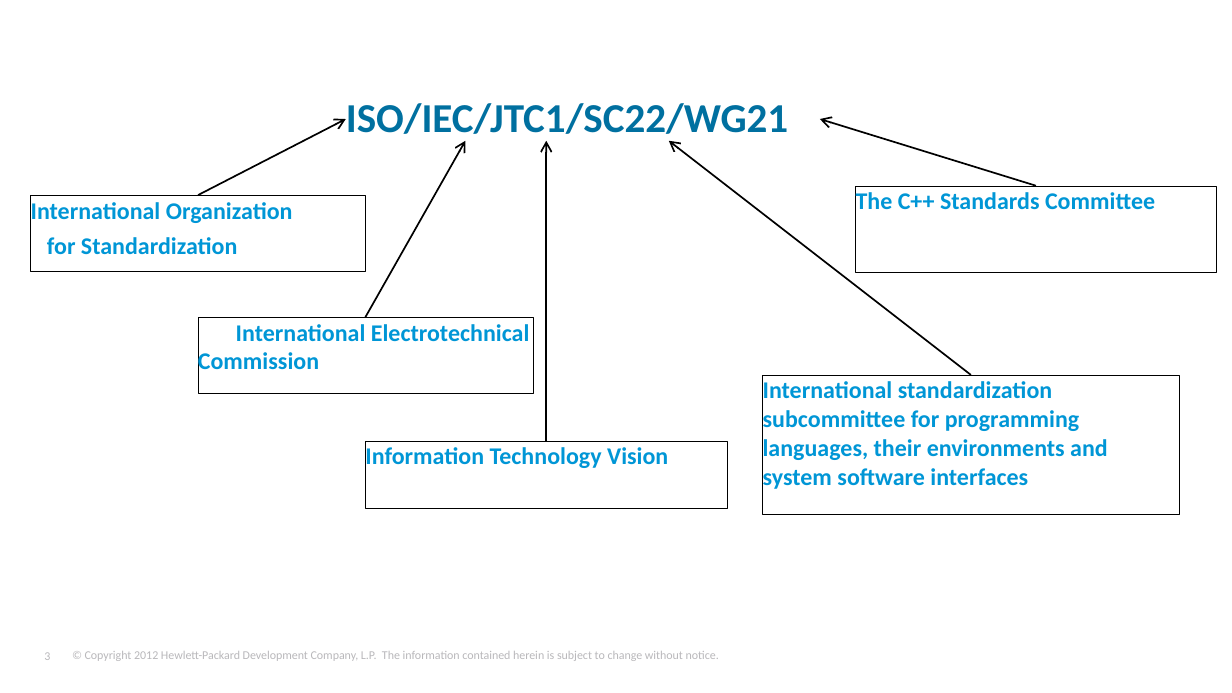
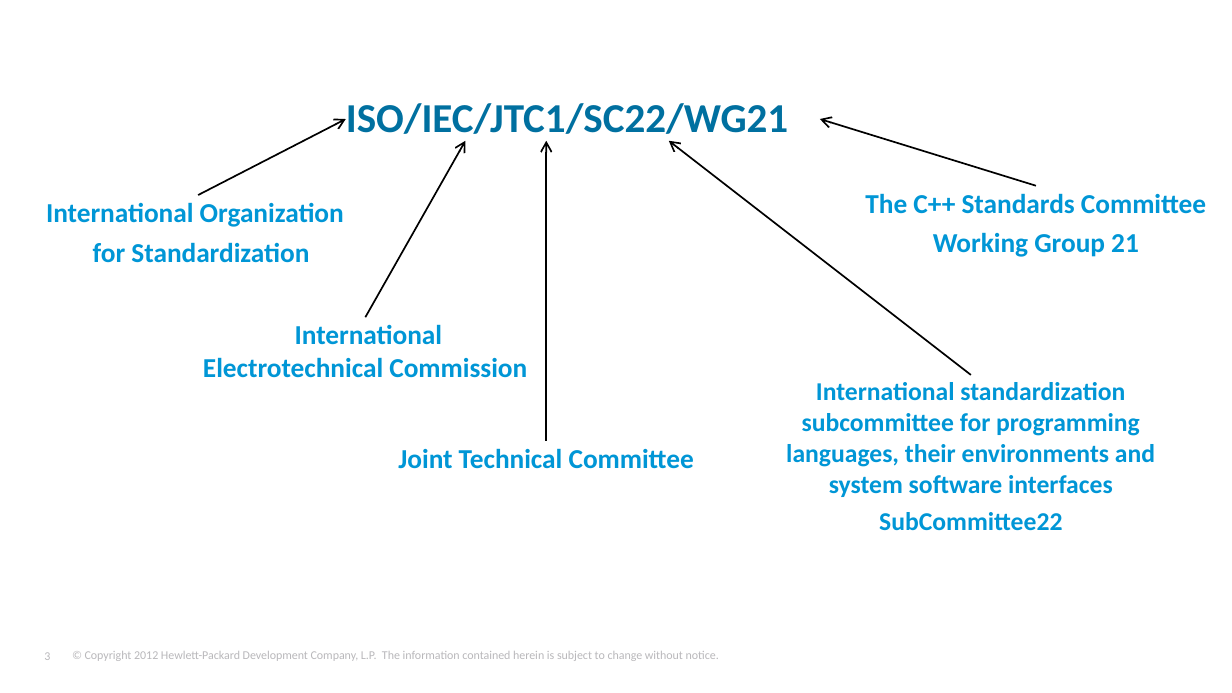
Before and after one commit to tjliupeng/CPP11, a slide deck: slide 3 of C++11.pptx. Drawn at 1232x693 pixels with LibreOffice and Linux fonts; fonts in the diff are those of the drawing; background and template pictures are left out. Boxes give left, top, right and bottom in pixels: in the first picture for what was removed or moved away, otherwise in the second. Text is boxed around its words. In the diff, an @@ line names an element or a change of style, - is before the commit and + after.

Commit message:
2013.11.13

```diff
--- a/C++11.pptx
+++ b/C++11.pptx
@@ text "International Organization" at [46,202,344,263]: size 14 to 16 pt; alignment left to centre; outline #000000 0.25 pt to none @@
@@ text at [865,193,1206,214]: size 14 to 16 pt in "The C++ Standards Committee"; alignment left to centre @@
@@ text at [933,232,1139,257]: paragraph added @@
+Working Group 21
@@ text "International Electrotechnical Commission" at [203,324,527,378]: size 14 to 16 pt; alignment left to centre; outline #000000 0.25 pt to none @@
@@ text at [786,382,1155,497]: paragraph added @@
+SubCommittee22
@@ text at [786,382,1155,497]: size 14 to 15 pt in "International standardization subcommittee for programming l ..."; alignment left to centre @@
@@ 5 texts: place and size @@
-5 texts at [31,186,1216,514]
+5 texts at [46,193,1206,497]
@@ outline #000000 0.25 pt to none in 3 elements at [786,382,1155,497], [865,193,1206,257], [398,448,694,469] @@
@@ text at [398,448,694,469]: text changed; size 14 to 16 pt @@
-Information Technology Vision
+Joint Technical Committee
```
Also in this commit, not shown: 1 other slide changed, 4 slides added, 1 slide removed.
